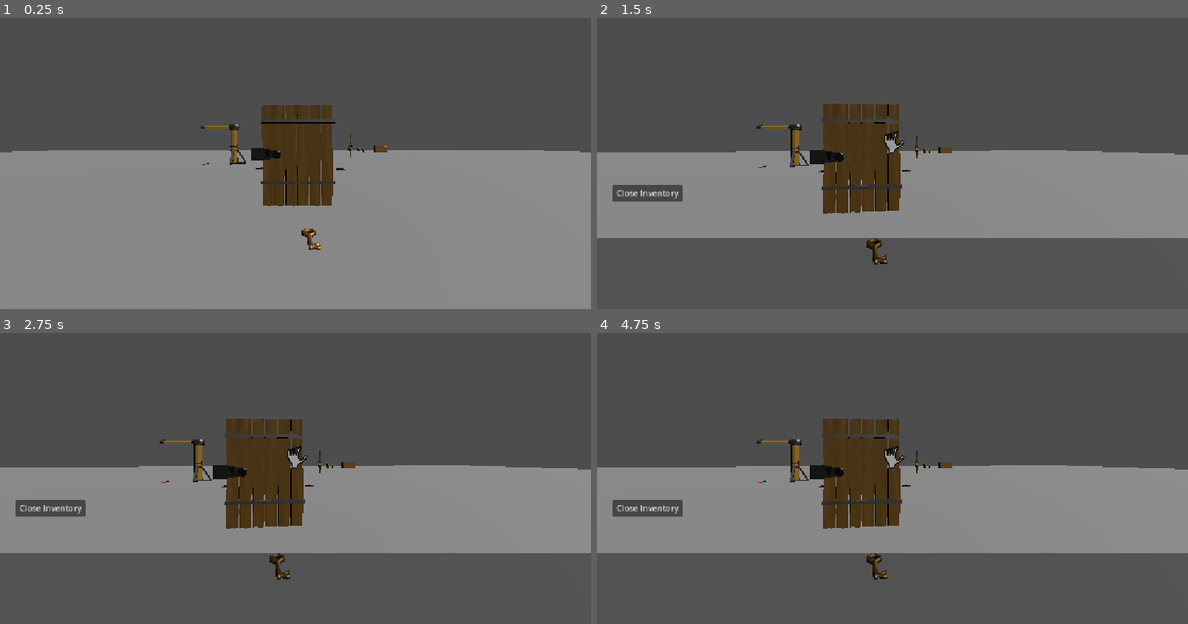
Above: before the commit, frames 1-4 (two rows, left to right).
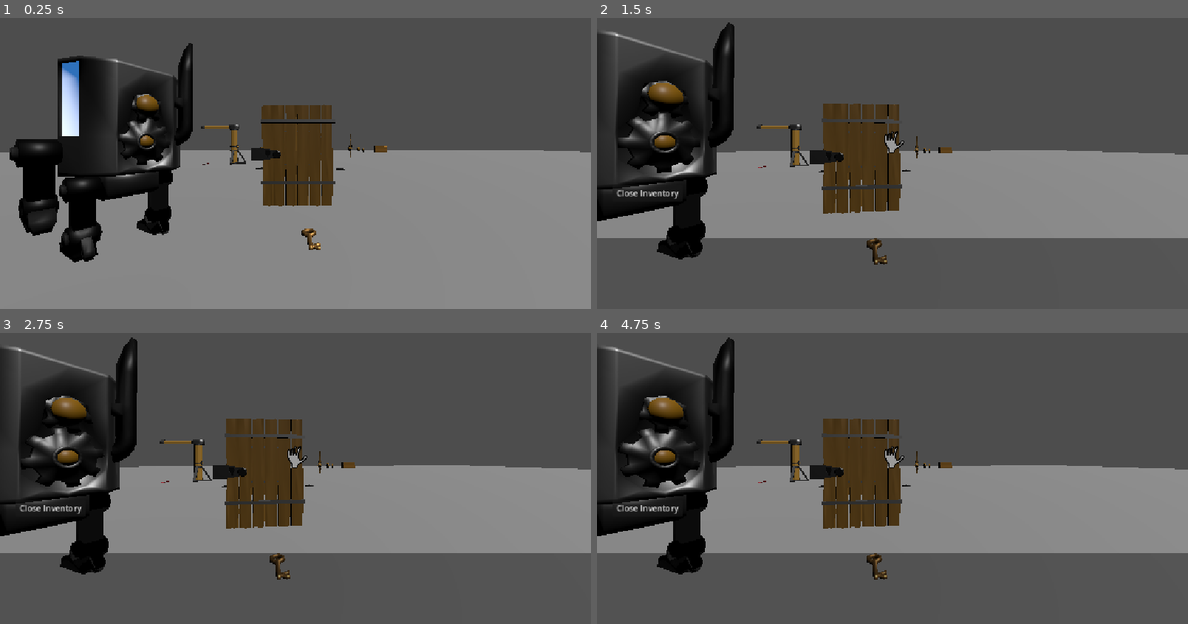
Above: after the commit, the same moments.

Repository: Adam-Gallina/ldj57
Game: Godot game, scene res://test_map.tscn
Two runs of this game, one before a commit and one after it. Both use one fixed random seed, a clock stepped at 60 frames per second and the inputs below. This scene is started directly instead of the project's main scene. The engine's default icon, where the game draws it, is replaced by a stand-in: a white triangle on a blue panel in a dark square.
Inputs (mouse positions are in pixels of both pictures, inside the frame that each line leads up to):
- Up to frame 1 (0.25 s): no input
- Up to frame 2 (1.5 s): tap Enter at 0.5 s; move the mouse to (922, 140) at 0.52 s; hold W (Forward) 0.53-1.28 s; click (922, 140) at 0.6 s; move the mouse to (774, 160) at 1.27 s; hold S (Back) from 1.28 s (still down); tap Shift at 1.35 s
- Up to frame 3 (2.75 s): tap Space at 2 s; move the mouse to (354, 385) at 2.02 s; release S (Back) at 2.03 s; hold D (Right) from 2.03 s (still down); click (354, 385) at 2.1 s
- Up to frame 4 (4.75 s): move the mouse to (862, 525) at 2.77 s; release D (Right) at 2.78 s; hold W (Forward) 2.78-3.53 s; tap Shift at 2.85, 4.35 s; move the mouse to (1069, 507) at 3.52 s; hold A (Left) from 3.53 s (still down); click (1069, 507) at 3.6 s; move the mouse to (715, 408) at 4.27 s

The runs differ from the first frame. In frame 1, 13% of the frame differs, in the area x 1-33%, y 8-85%; in frame 2, 12%; in frame 3, 12%; in frame 4, 12%.

Commit message:
Added enemy model with gears

Diff:
--- /dev/null
+++ b/Enemies/animated_vatling.gd
@@ -0,0 +1,20 @@
+extends Node3D
+
+@export var GearsActive = true
+@export var TopGearSpeed = 4.
+@export var BotGearSpeed = 3.
+
+@onready var _top_gear : Node3D = $Buns2/Torso2/GearBlocker2/Gear32
+@onready var _bot_gear : Node3D = $Buns2/Torso2/GearMount2/MediumGear
+
+func _process(delta):
+	if GearsActive:
+		_top_gear.rotation.y += TopGearSpeed * delta
+		_bot_gear.rotation.y -= BotGearSpeed * delta
+
+
+func _activate_gears():
+	GearsActive = true
+
+func _deactivate_gears():
+	GearsActive = false
--- /dev/null
+++ b/Enemies/animated_vatling_w_gear.tscn
@@ -0,0 +1,58 @@
+[gd_scene load_steps=13 format=3 uid="uid://dwo6wvp55ah3w"]
+
+[ext_resource type="PackedScene" uid="uid://42ltm21lu7vu" path="res://Enemies/Models/Buns.glb" id="1_26wu8"]
+[ext_resource type="Script" uid="uid://borfuikad2wvw" path="res://Enemies/animated_vatling.gd" id="1_wpt3x"]
+[ext_resource type="PackedScene" uid="uid://dgb58rdp7cbux" path="res://Enemies/Models/Torso.glb" id="2_wpt3x"]
+[ext_resource type="PackedScene" uid="uid://bf0065x7ymguu" path="res://Enemies/Models/Arm.glb" id="3_6tpb3"]
+[ext_resource type="PackedScene" uid="uid://c87hu7jrf232e" path="res://Enemies/Models/Hand.glb" id="4_rhsc2"]
+[ext_resource type="PackedScene" uid="uid://dyol82tc4jy8s" path="res://Models/Viewing/VatlingSmokestack.glb" id="5_0js7j"]
+[ext_resource type="PackedScene" uid="uid://iwdh3vxgc8j3" path="res://Models/Props/GearBlocker.glb" id="6_2lm4s"]
+[ext_resource type="PackedScene" uid="uid://4idndxh500jb" path="res://Models/Workshop/Gear3.glb" id="7_24pqc"]
+[ext_resource type="PackedScene" uid="uid://vnku0oce67qq" path="res://Models/Workshop/GearMount.glb" id="8_qljb1"]
+[ext_resource type="PackedScene" uid="uid://bejnid6p6avm6" path="res://InteractiveObjects/PuzzleItems/Collectible/medium_gear.tscn" id="9_efdpk"]
+[ext_resource type="PackedScene" uid="uid://1srrty7c2gtg" path="res://Enemies/Models/Leg.glb" id="10_7aok7"]
+[ext_resource type="PackedScene" uid="uid://cqss2r2r0rr4j" path="res://Enemies/Models/Foot.glb" id="11_4y6p5"]
+
+[node name="AnimatedVatling_WGear" type="Node3D"]
+script = ExtResource("1_wpt3x")
+
+[node name="Buns2" parent="." instance=ExtResource("1_26wu8")]
+transform = Transform3D(1, 0, 0, 0, 1, 0, 0, 0, 1, 0, 1.06225, 0)
+
+[node name="Torso2" parent="Buns2" instance=ExtResource("2_wpt3x")]
+
+[node name="Arm" parent="Buns2/Torso2" instance=ExtResource("3_6tpb3")]
+transform = Transform3D(1, 0, 0, 0, 1, 0, 0, 0, 1, 0.661228, 0.277904, 0.102614)
+
+[node name="Hand" parent="Buns2/Torso2/Arm" instance=ExtResource("4_rhsc2")]
+transform = Transform3D(1, 0, 0, 0, 1, 0, 0, 0, 1, 0.0292622, -0.608651, 0)
+
+[node name="VatlingSmokestack" parent="Buns2/Torso2" instance=ExtResource("5_0js7j")]
+transform = Transform3D(-4.37114e-08, 0, -1, 0, 1, 0, 1, 0, -4.37114e-08, 0, -1, 0)
+
+[node name="GearBlocker2" parent="Buns2/Torso2" instance=ExtResource("6_2lm4s")]
+transform = Transform3D(0.7, 0, 3.0598e-08, -3.0598e-08, 1.91069e-15, 0.7, 0, -1, 1.33748e-15, 0, 0.884144, -0.47399)
+
+[node name="Gear32" parent="Buns2/Torso2/GearBlocker2" instance=ExtResource("7_24pqc")]
+transform = Transform3D(1.42857, 0, 0, 0, 1, -7.35137e-08, 0, 1.0502e-07, 1.42857, 0, 0, 0)
+
+[node name="GearMount2" parent="Buns2/Torso2" instance=ExtResource("8_qljb1")]
+transform = Transform3D(1, 0, 4.37114e-08, -4.37114e-08, 1.91069e-15, 1, 0, -1, 1.91069e-15, 0, 0.407816, -0.463973)
+
+[node name="MediumGear" parent="Buns2/Torso2/GearMount2" instance=ExtResource("9_efdpk")]
+
+[node name="LegL" parent="Buns2" instance=ExtResource("10_7aok7")]
+transform = Transform3D(1, 0, 0, 0, 1, 0, 0, 0, 1, 0.302562, -0.185783, 0.0905839)
+
+[node name="FootL" parent="Buns2/LegL" instance=ExtResource("11_4y6p5")]
+transform = Transform3D(1, 0, 0, 0, 1, 0, 0, 0, 1, -0.011064, -0.602671, 0)
+
+[node name="LegR" parent="Buns2" instance=ExtResource("10_7aok7")]
+transform = Transform3D(-1, 0, 0, 0, 1, 0, 0, 0, 1, -0.303, -0.186, 0.091)
+
+[node name="FootR" parent="Buns2/LegR" instance=ExtResource("11_4y6p5")]
+transform = Transform3D(1, 0, 0, 0, 1, 0, 0, 0, 1, -0.011064, -0.602671, 0)
+
+[node name="AnimationPlayer" type="AnimationPlayer" parent="."]
+
+[connection signal="grabbed" from="Buns2/Torso2/GearMount2/MediumGear" to="." method="_deactivate_gears" flags=6]
--- /dev/null
+++ b/Enemies/patrol_vatling.tscn
@@ -0,0 +1,9 @@
+[gd_scene load_steps=2 format=3 uid="uid://d0pegdmq18tia"]
+
+[ext_resource type="PackedScene" uid="uid://dwo6wvp55ah3w" path="res://Enemies/animated_vatling_w_gear.tscn" id="1_71enn"]
+
+[node name="PatrolVatling" type="CharacterBody3D"]
+
+[node name="CollisionShape3D" type="CollisionShape3D" parent="."]
+
+[node name="AnimatedVatling_WGear" parent="." instance=ExtResource("1_71enn")]
--- a/Map.tscn
+++ b/Map.tscn
@@ -2072,7 +2072,7 @@
 TargetToggles = [NodePath("GearMount2")]
 
 [node name="GearMount" parent="Rooms/Workshop/AlcoveDoorTile/AlcoveGears" instance=ExtResource("8_iye0r")]
-transform = Transform3D(1, 0, 0, 0, 1, 0, 0, 0, 1, -18.0819, 1.67009, -0.161193)
+transform = Transform3D(1, -0.000261799, 0, 0.000261799, 1, 0, 0, 0, 1, -18.0819, 1.67009, -0.161193)
 Locked = true
 
 [node name="LargeGear" parent="Rooms/Workshop/AlcoveDoorTile/AlcoveGears/GearMount" instance=ExtResource("13_275sb")]
--- a/Player/player_controller.gd
+++ b/Player/player_controller.gd
@@ -3,10 +3,6 @@
 @export_category('Movement')
 @export var MoveSpeed = 10
 var _disable_movement = false
-
-@export_category('Combat')
-@export var AttackDamage = 1
-@export var ThrowStrenth = 20
 
 @export_category('Camera')
 @export var CamSpeed = .125
--- a/enemy.tscn
+++ /dev/null
@@ -1,28 +0,0 @@
-[gd_scene load_steps=5 format=3 uid="uid://bvicqjrvh1m14"]
-
-[ext_resource type="Script" uid="uid://bcrcpu52jk5jg" path="res://enemy_controller.gd" id="1_7k104"]
-
-[sub_resource type="CapsuleShape3D" id="CapsuleShape3D_7xaro"]
-
-[sub_resource type="StandardMaterial3D" id="StandardMaterial3D_7k104"]
-albedo_color = Color(0.622196, 0, 0, 1)
-
-[sub_resource type="CapsuleMesh" id="CapsuleMesh_4gyqm"]
-
-[node name="Enemy" type="CharacterBody3D"]
-collision_layer = 2
-collision_mask = 7
-script = ExtResource("1_7k104")
-
-[node name="NavigationAgent3D" type="NavigationAgent3D" parent="."]
-path_height_offset = 0.5
-avoidance_enabled = true
-
-[node name="CollisionShape3D" type="CollisionShape3D" parent="."]
-transform = Transform3D(1, 0, 0, 0, 1, 0, 0, 0, 1, 0, 1, 0)
-shape = SubResource("CapsuleShape3D_7xaro")
-
-[node name="MeshInstance3D" type="MeshInstance3D" parent="."]
-transform = Transform3D(1, 0, 0, 0, 1, 0, 0, 0, 1, 0, 1, 0)
-material_override = SubResource("StandardMaterial3D_7k104")
-mesh = SubResource("CapsuleMesh_4gyqm")
--- a/enemy_controller.gd
+++ /dev/null
@@ -1,61 +0,0 @@
-extends CharacterBody3D
-class_name EnemyBase
-
-@export var MoveSpeed = 4
-var _moving = true
-
-@export var MaxHealth = 3
-@onready var _health = MaxHealth
-
-@export var AttackDist = 2
-@export var AttackDamage = 1
-@export var AttackSpeed = 2.
-var _next_attack : float = 0
-
-@onready var _agent : NavigationAgent3D = $NavigationAgent3D
-
-func _ready() -> void:
-	_agent.max_speed = MoveSpeed
-	_agent.velocity_computed.connect(_on_velocity_calculated)
-
-
-func _process(delta: float) -> void:
-	_next_attack -= delta
-
-	var p = get_parent().get_node('Player')
-	if global_position.distance_to(p.global_position) <= AttackDist:
-		_attack(p)
-		_moving = false
-	else:
-		_moving = true
-
-
-func _physics_process(_delta):
-	if not _moving: return
-
-	_agent.target_position = get_parent().get_node('Player').global_position
-	_agent.get_next_path_position()
-
-	var next_pos : Vector3 = _agent.get_next_path_position()
-	var next_v : Vector3 = global_position.direction_to(next_pos) * MoveSpeed
-	if _agent.avoidance_enabled:
-		_agent.set_velocity(next_v)
-	else:
-		_on_velocity_calculated(next_v)
-
-func _on_velocity_calculated(safe_v : Vector3):
-	if not _moving: return
-
-	velocity = safe_v
-	move_and_slide()
-
-
-func _attack(target):
-	if _next_attack <= 0:
-		_next_attack = AttackSpeed
-
-func damage(amount):
-	_health -= amount
-
-	if _health <= 0:
-		queue_free()
--- a/test_map.tscn
+++ b/test_map.tscn
@@ -13,6 +13,7 @@
 [ext_resource type="PackedScene" uid="uid://4q3er0kbekdy" path="res://InteractiveObjects/PuzzleItems/Collectible/crank.tscn" id="13_7l7f8"]
 [ext_resource type="PackedScene" uid="uid://b4e8rkrldomhc" path="res://InteractiveObjects/PuzzleItems/crane.tscn" id="14_3qa0k"]
 [ext_resource type="PackedScene" uid="uid://bkdejcy5ug50f" path="res://InteractiveObjects/PuzzleItems/chest.tscn" id="14_ihcqn"]
+[ext_resource type="PackedScene" uid="uid://d0pegdmq18tia" path="res://Enemies/patrol_vatling.tscn" id="14_pphbs"]
 [ext_resource type="PackedScene" uid="uid://b8f24kfc42oro" path="res://InteractiveObjects/PuzzleItems/combo_lock.tscn" id="15_3qa0k"]
 [ext_resource type="PackedScene" uid="uid://b14qwvh11hqmk" path="res://InteractiveObjects/PuzzleItems/door_boards.tscn" id="15_7l7f8"]
 
@@ -94,6 +95,9 @@
 CorrectItemID = 1
 LockOnActivate = false
 
+[node name="PatrolVatling" parent="Node3D" instance=ExtResource("14_pphbs")]
+transform = Transform3D(-0.5, 0, -0.866025, 0, 1, 0, 0.866025, 0, -0.5, -3.37836, 0.0491863, 5.7603)
+
 [node name="Node3D2" type="Node3D" parent="." node_paths=PackedStringArray("TargetToggles")]
 transform = Transform3D(-0.238144, 0, -0.97123, 0, 1, 0, 0.97123, 0, -0.238144, -0.804588, -4.76837e-07, -11.3841)
 script = ExtResource("12_1wgsg")
Binary file added: Enemies/Models/Arm.glb
Not shown, added: Enemies/Models/Arm.glb.import
Binary file added: Enemies/Models/Buns.glb
Not shown, added: Enemies/Models/Buns.glb.import
Binary file added: Enemies/Models/Foot.glb
Not shown, added: Enemies/Models/Foot.glb.import
Binary file added: Enemies/Models/Hand.glb
Not shown, added: Enemies/Models/Hand.glb.import
Binary file added: Enemies/Models/Leg.glb
Not shown, added: Enemies/Models/Leg.glb.import
Binary file added: Enemies/Models/Torso.glb
Not shown, changed: Enemies/Models/Torso.glb.import
(and 5 more such lines)
